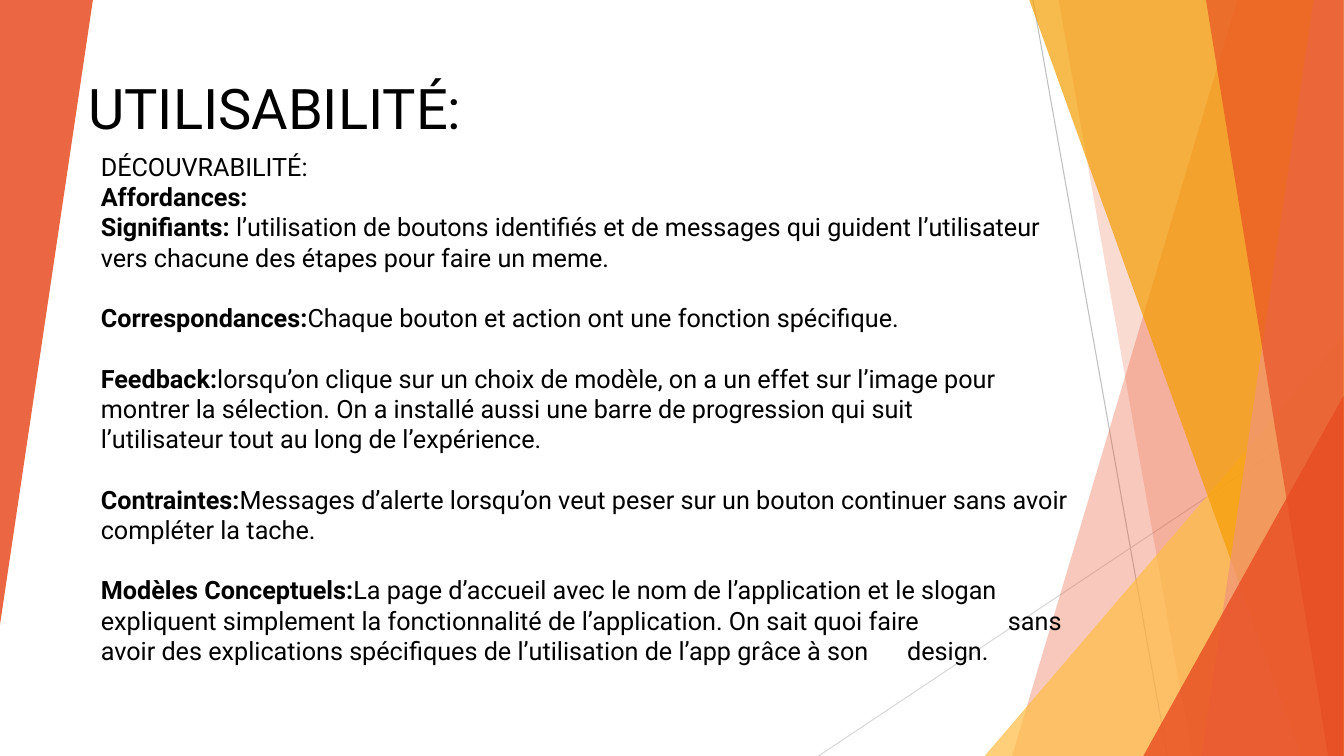
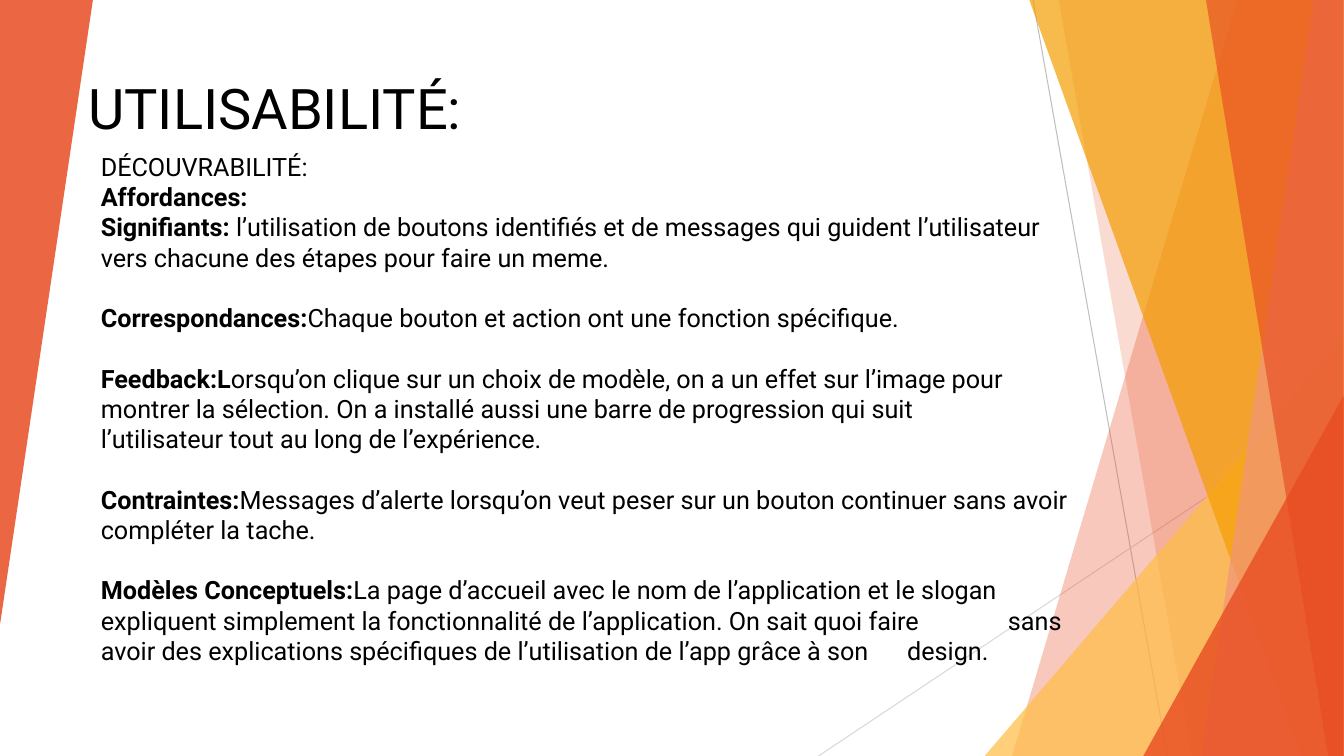
Before and after one commit to prooli22/MemesPasGame, a slide deck: slide 9 of Présentation PP.pptx (slide 8 before the commit). Drawn at 1344x756 pixels with LibreOffice and Linux fonts; fonts in the diff are those of the drawing. Boxes give left, top, right and bottom in pixels: in the first picture for what was removed or moved away, otherwise in the second. Text is boxed around its words. In the diff, an @@ line names an element or a change of style, - is before the commit and + after.

```diff
--- a/Présentation PP.pptx
+++ b/Présentation PP.pptx
@@ text at bbox=[101, 369, 1003, 454]: text changed @@
-Feedback:lorsqu’on clique sur un choix de modèle, on a un effet sur l’image pour montrer la sélection. On a installé aussi une barre de progression qui suit l’utilisateur tout au long de l’expérience.
+Feedback:Lorsqu’on clique sur un choix de modèle, on a un effet sur l’image pour montrer la sélection. On a installé aussi une barre de progression qui suit l’utilisateur tout au long de l’expérience.
```
Also in this commit, not shown: 10 other slides changed, 1 slide added, 6 other files.
